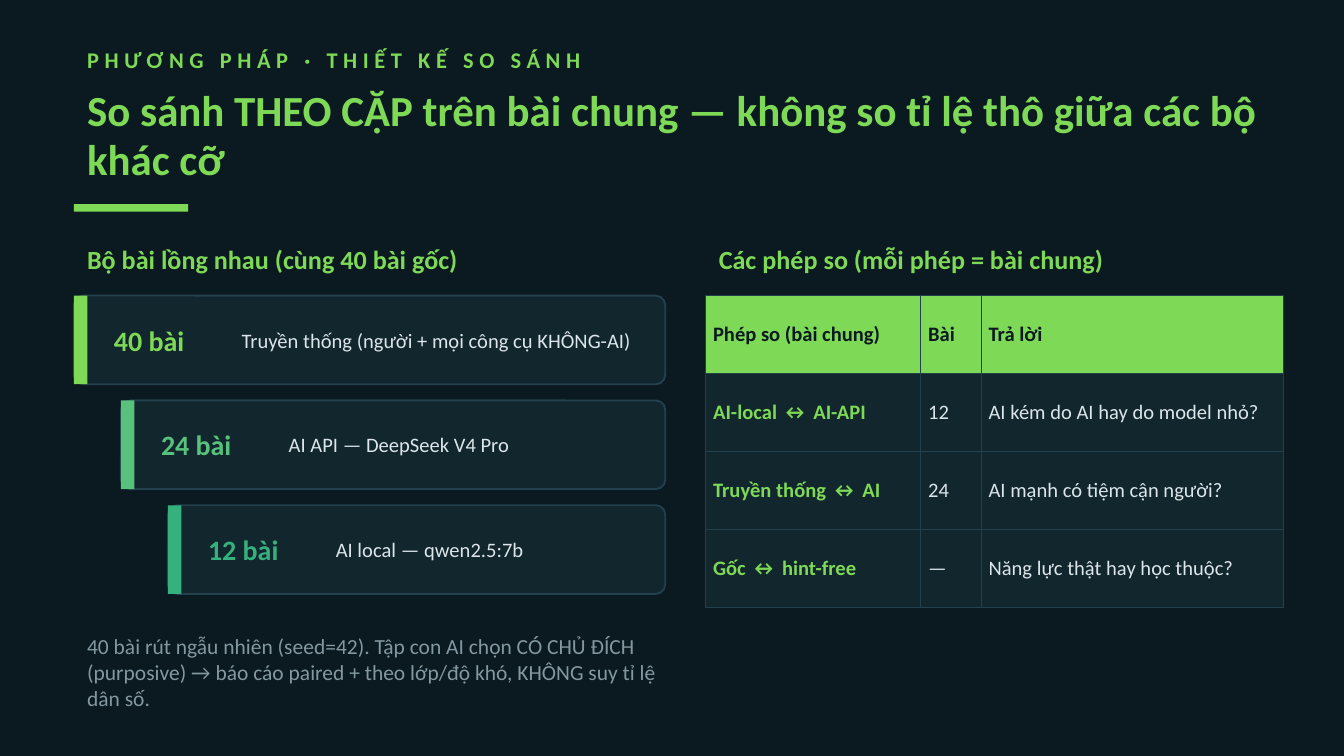
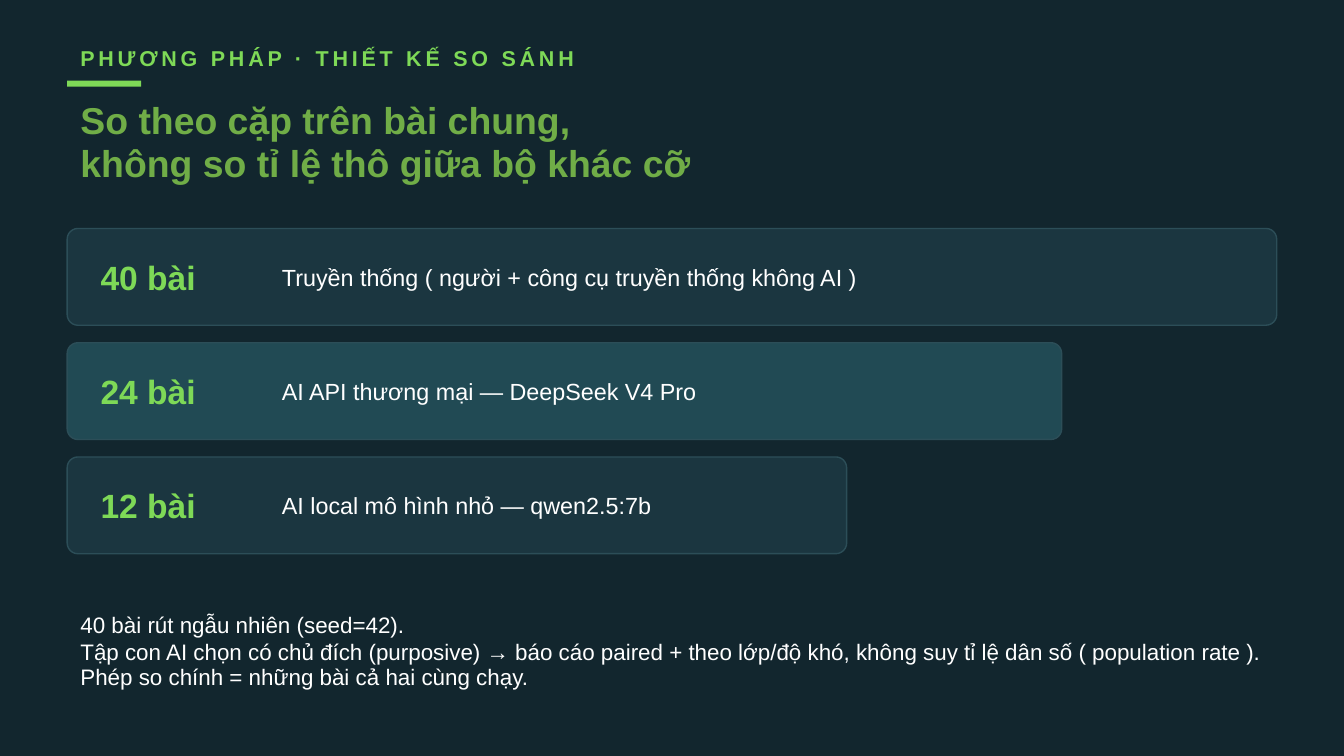
Before and after one commit to VuNguyenBinh/KLTN-FA26, a slide deck: slide 5 of Slide/KTLN_slide.pptx. Drawn at 1344x756 pixels with LibreOffice and Linux fonts; fonts in the diff are those of the drawing. Boxes give left, top, right and bottom in pixels: in the first picture for what was removed or moved away, otherwise in the second. Text is boxed around its words. In the diff, an @@ line names an element or a change of style, - is before the commit and + after.

```diff
--- a/Slide/KTLN_slide.pptx
+++ b/Slide/KTLN_slide.pptx
@@ background #0B1A20 to #12262E @@
@@ text "PHƯƠNG PHÁP · THIẾT KẾ ...": place and size @@
-text "PHƯƠNG PHÁP · THIẾT KẾ ..." at <box>87,49,580,68</box>
+text "PHƯƠNG PHÁP · THIẾT KẾ ..." at <box>80,49,574,66</box>
@@ text "PHƯƠNG PHÁP · THIẾT KẾ ..." at <box>80,49,574,66</box>: size 12 to 11.5 pt, font Calibri to Arial, letter spacing 3 to 2 pt @@
@@ rectangle: place and size @@
-rectangle at <box>74,204,188,212</box>
+rectangle at <box>67,81,141,86</box>
@@ text at <box>80,106,690,185</box>: text changed; size 23 to 20 pt; font Calibri to Arial; text colour #7ED957 to #70AD47 @@
-So sánh THEO CẶP trên bài chung — không so tỉ lệ thô giữa các bộ khác cỡ
+So theo cặp trên bài chung,
+không so tỉ lệ thô giữa bộ khác cỡ
@@ rounded rectangle added at <box>67,228,1277,325</box>, fill #1B3640, outline #2C4E58 0.75 pt @@
@@ text "40 bài": place and size @@
-text "40 bài" at <box>114,331,185,351</box>
+text "40 bài" at <box>101,265,195,291</box>
@@ text "40 bài" at <box>101,265,195,291</box>: size 15 to 18 pt, font Calibri to Arial @@
@@ text removed at <box>87,249,457,274</box> @@
-Bộ bài lồng nhau (cùng 40 bài gốc)
@@ text at <box>282,268,842,291</box>: text changed; size 11 to 12.5 pt; font Calibri to Arial; text colour #DCE6EA to #FFFFFF @@
-Truyền thống (người + mọi công cụ KHÔNG-AI)
+Truyền thống ( người + công cụ truyền thống không AI )
@@ text removed at <box>719,247,1103,274</box> @@
-Các phép so (mỗi phép = bài chung)
@@ rounded rectangle removed at <box>74,296,665,384</box> @@
@@ rectangle removed at <box>74,296,87,384</box> @@
@@ table removed at <box>706,296,1284,583</box>, 4 rows, 3 columns @@
-Phép so (bài chung) | Bài | Trả lời
-AI-local ↔ AI-API | 12 | AI kém do AI hay do model nhỏ?
-Truyền thống ↔ AI | 24 | AI mạnh có tiệm cận người?
-Gốc ↔ hint-free | — | Năng lực thật hay học thuộc?
@@ rounded rectangle added at <box>67,343,1062,439</box>, fill #214A54, outline #2C4E58 0.75 pt @@
@@ text "24 bài": place and size @@
-text "24 bài" at <box>161,435,232,455</box>
+text "24 bài" at <box>101,379,195,405</box>
@@ text "24 bài" at <box>101,379,195,405</box>: size 15 to 18 pt, font Calibri to Arial, text colour #58C27D to #7ED957 @@
@@ text at <box>282,383,696,405</box>: text changed; size 11 to 12.5 pt; font Calibri to Arial; text colour #DCE6EA to #FFFFFF @@
-AI API — DeepSeek V4 Pro
+AI API thương mại — DeepSeek V4 Pro
@@ rounded rectangle removed at <box>121,401,665,489</box> @@
@@ rectangle removed at <box>121,401,134,489</box> @@
@@ rounded rectangle: place and size @@
-rounded rectangle at <box>168,505,665,594</box>
+rounded rectangle at <box>67,457,847,554</box>
@@ rounded rectangle at <box>67,457,847,554</box>: fill #12262E to #1B3640; outline #22414C 1 pt to #2C4E58 0.75 pt; proportions changed @@
@@ text "12 bài": place and size @@
-text "12 bài" at <box>208,540,279,560</box>
+text "12 bài" at <box>101,493,195,519</box>
@@ text "12 bài" at <box>101,493,195,519</box>: size 15 to 18 pt, font Calibri to Arial, text colour #35B17E to #7ED957 @@
@@ rectangle removed at <box>168,505,181,594</box> @@
@@ text at <box>282,496,651,519</box>: text changed; size 11 to 12.5 pt; font Calibri to Arial; text colour #DCE6EA to #FFFFFF @@
-AI local — qwen2.5:7b
+AI local mô hình nhỏ — qwen2.5:7b
@@ text at <box>80,615,1241,690</box>: text changed; size 11.5 to 12 pt; font Calibri to Arial; text colour #8498A2 to #FFFFFF @@
-40 bài rút ngẫu nhiên (seed=42). Tập con AI chọn CÓ CHỦ ĐÍCH (purposive) → báo cáo paired + theo lớp/độ khó, KHÔNG suy tỉ lệ dân số.
+40 bài rút ngẫu nhiên (seed=42).
+Tập con AI chọn có chủ đích (purposive) → báo cáo paired + theo lớp/độ khó, không suy tỉ lệ dân số ( population rate ).
+Phép so chính = những bài cả hai cùng chạy.
```
Also in this commit, not shown: 6 other slides changed, 14 slides added, 10 slides removed.
